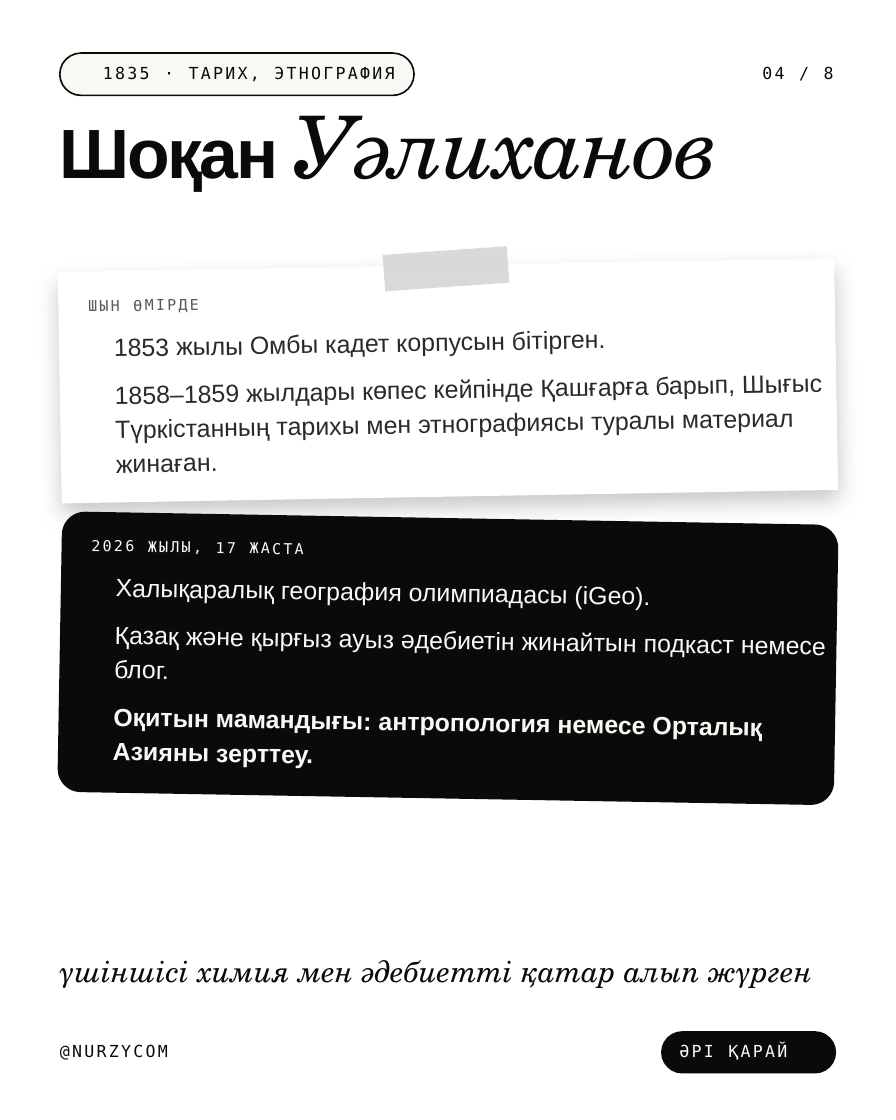
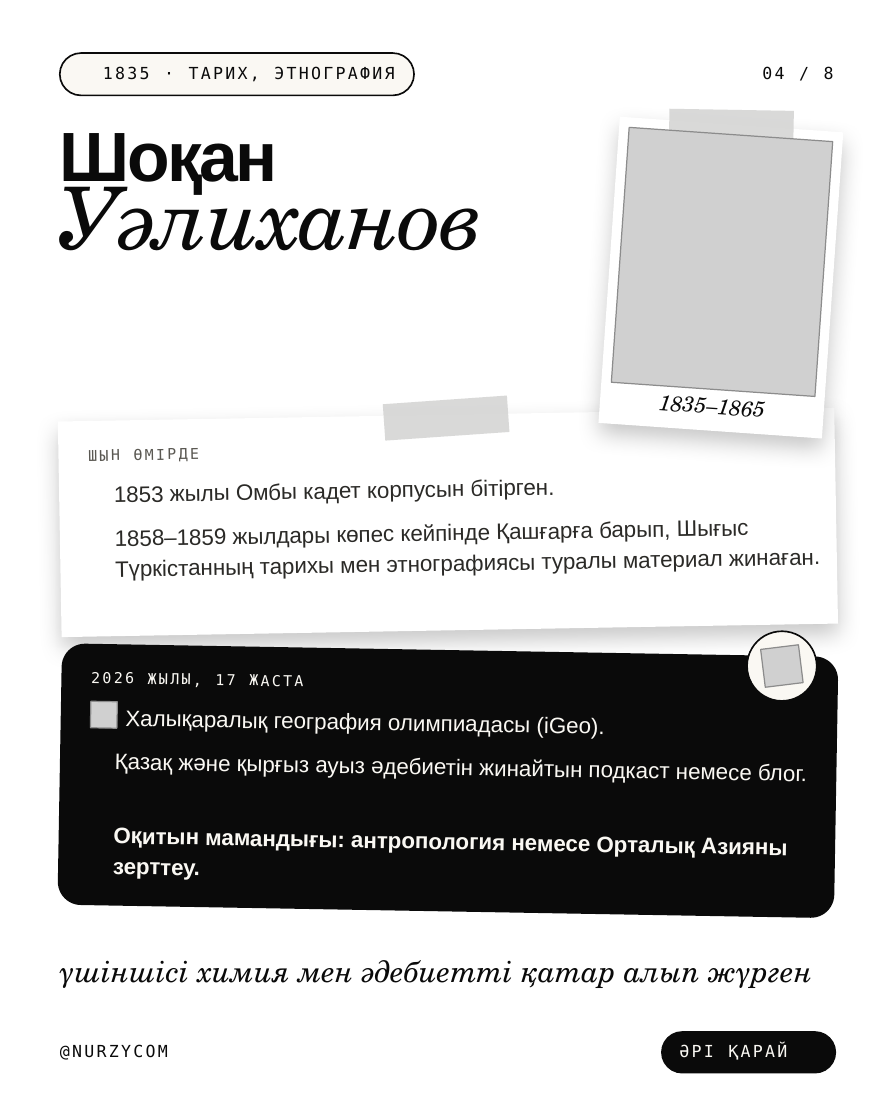
Before and after one commit to galiandojonathan-ship-it1/nurzycom_brand, a slide deck: slide 4 of social/pptx/kz-scientists.pptx. Drawn at 896x1120 pixels with LibreOffice and Linux fonts; fonts in the diff are those of the drawing; grey boxes stand for pictures; background and template pictures are left out. Boxes give left, top, right and bottom in pixels: in the first picture for what was removed or moved away, otherwise in the second. Text is boxed around its words. In the diff, an @@ line names an element or a change of style, - is before the commit and + after.

```diff
--- a/social/pptx/kz-scientists.pptx
+++ b/social/pptx/kz-scientists.pptx
@@ rectangle added at bbox=[599, 117, 844, 439], fill #FFFFFF @@
@@ rectangle added at bbox=[669, 109, 794, 148], fill #D5D5D4 at 90% opacity @@
@@ text "Шоқан Уәлиханов" rewrapped from bbox=[60, 115, 719, 191] to bbox=[60, 133, 484, 251] @@
@@ picture added at bbox=[611, 127, 833, 396] @@
@@ text added at bbox=[658, 389, 764, 417], 13 pt, text #0A0A0A, italic @@
+1835–1865
@@ rectangle: place and size @@
-rectangle at bbox=[58, 258, 838, 504]
+rectangle at bbox=[58, 408, 838, 638]
@@ 2 texts, 1 rectangle: place and size @@
-2 texts, 1 rectangle at bbox=[88, 247, 606, 357]
+2 texts, 1 rectangle at bbox=[88, 396, 555, 504]
@@ text "1858–1859 жылдары көпес кейпінде Қашғарға ...": place and size @@
-text "1858–1859 жылдары көпес кейпінде Қашғарға ..." at bbox=[115, 375, 822, 473]
+text "1858–1859 жылдары көпес кейпінде Қашғарға ..." at bbox=[115, 520, 749, 581]
@@ ellipse added at bbox=[743, 627, 820, 704], fill #FAF8F3, outline #0A0A0A 1 pt @@
@@ rounded rectangle: place and size @@
-rounded rectangle at bbox=[57, 512, 839, 806]
+rounded rectangle at bbox=[58, 643, 838, 918]
@@ rounded rectangle at bbox=[58, 643, 838, 918]: proportions changed @@
@@ picture added at bbox=[761, 645, 804, 688] @@
@@ text "2026 ЖЫЛЫ, 17 ЖАСТА": place and size @@
-text "2026 ЖЫЛЫ, 17 ЖАСТА" at bbox=[91, 540, 304, 555]
+text "2026 ЖЫЛЫ, 17 ЖАСТА" at bbox=[91, 672, 303, 687]
@@ picture added at bbox=[91, 701, 117, 728] @@
@@ size 15 to 13.5 pt; line spacing 20.7pt to 18.4pt in 5 elements at bbox=[113, 827, 694, 880], bbox=[115, 753, 807, 783], bbox=[115, 520, 749, 581], bbox=[114, 479, 555, 504], bbox=[125, 710, 604, 739] @@
@@ text "Халықаралық география олимпиадасы (iGeo).": place and size @@
-text "Халықаралық география олимпиадасы (iGeo)." at bbox=[116, 579, 650, 610]
+text "Халықаралық география олимпиадасы (iGeo)." at bbox=[125, 710, 604, 739]
@@ text "Қазақ және қырғыз ауыз әдебиетін ...": place and size @@
-text "Қазақ және қырғыз ауыз әдебиетін ..." at bbox=[114, 627, 826, 679]
+text "Қазақ және қырғыз ауыз әдебиетін ..." at bbox=[115, 753, 807, 783]
@@ text "Оқитын мамандығы: антропология немесе Орталық ...": place and size @@
-text "Оқитын мамандығы: антропология немесе Орталық ..." at bbox=[113, 709, 762, 769]
+text "Оқитын мамандығы: антропология немесе Орталық ..." at bbox=[113, 827, 694, 880]
```
Also in this commit, not shown: 5 other slides changed, 19 other files.
